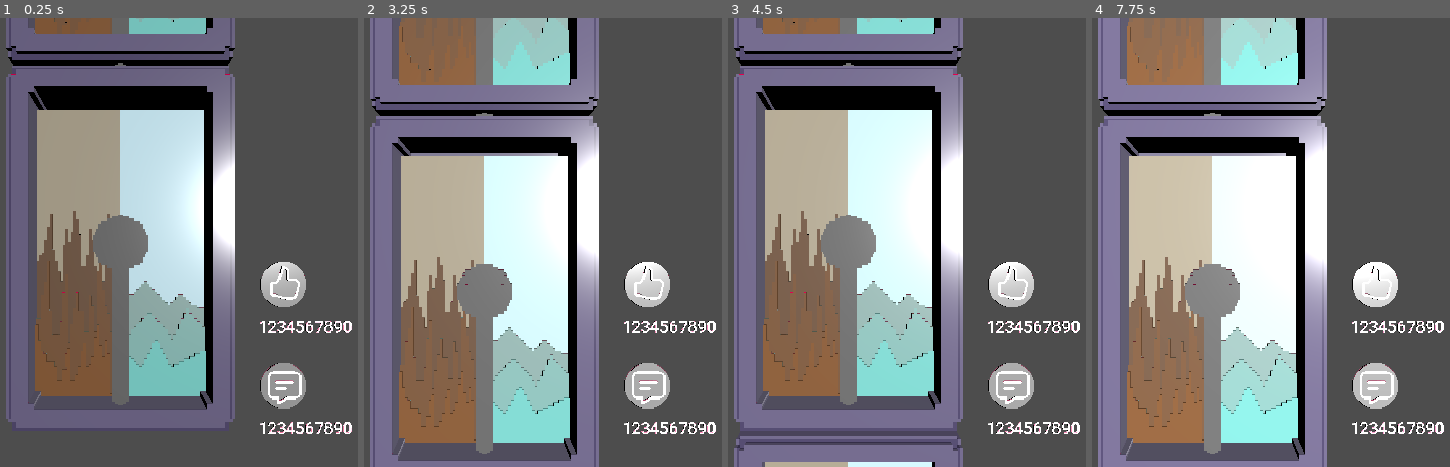
Above: before the commit, frames 1-4 (left to right).
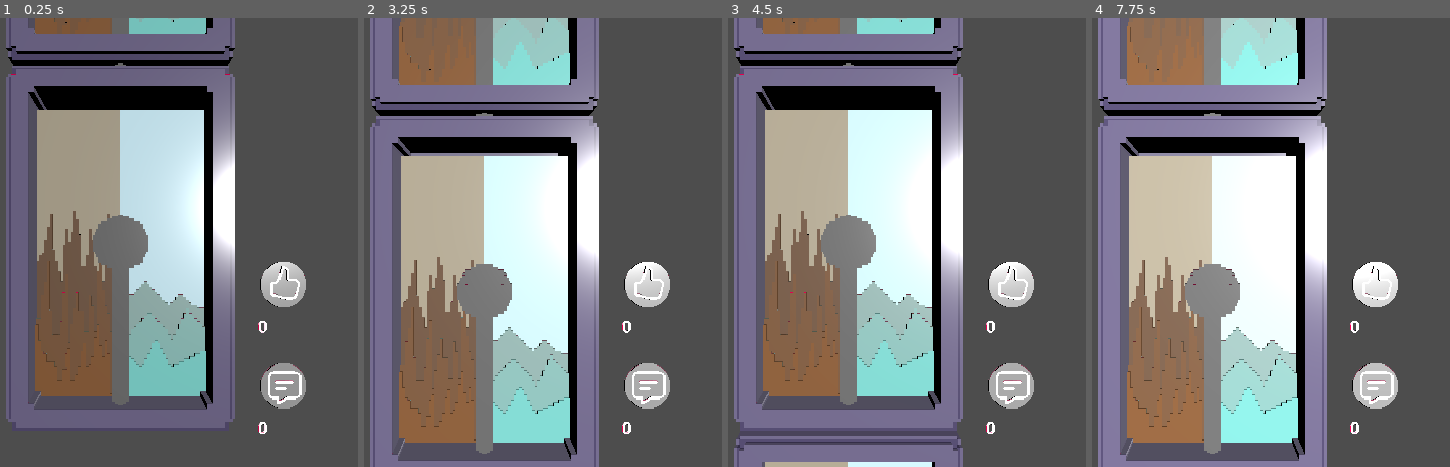
Above: after the commit, the same moments.

Repository: tudormacovei/totem_game_jam_2026
Game: Godot game, scene res://scenes/main_scene.tscn
Same seed, same stepped clock (60 frames per second), same inputs: the game is played once before the commit and once after it.
Inputs (mouse positions are in pixels of both pictures, inside the frame that each line leads up to):
- Up to frame 1 (0.25 s): no input
- Up to frame 2 (3.25 s): tap Enter at 0.5, 2 s; move the mouse to (661, 220) at 0.52 s; click (661, 220) at 0.67 s; tap Space at 1.25, 2.75 s; move the mouse to (outside the picture) at 1.27 s; click (outside the picture) at 1.42 s; move the mouse to (564, 143) at 2.02 s; click (564, 143) at 2.17 s; move the mouse to (446, 332) at 2.77 s; click (446, 332) at 2.92 s
- Up to frame 3 (4.5 s): move the mouse to (outside the picture) at 3.52 s; click (outside the picture) at 3.67 s; move the mouse to (outside the picture) at 4.27 s; click (outside the picture) at 4.42 s
- Up to frame 4 (7.75 s): tap Enter at 5 s; move the mouse to (1253, 242) at 5.02 s; click (1253, 242) at 5.17 s; tap Space at 5.75 s; move the mouse to (1092, 130) at 5.77 s; click (1092, 130) at 5.92 s; move the mouse to (1389, 220) at 6.52 s; click (1389, 220) at 6.67 s; move the mouse to (outside the picture) at 7.27 s; click (outside the picture) at 7.42 s

The runs differ from the first frame. In frame 1, 0.7% of the frame differs, in the area x 72-99%, y 67-93%; in frame 2, 0.7%; in frame 3, 0.7%; in frame 4, 0.7%.

Commit message:
Bind likes and comments to current score

Diff:
--- a/new-game-project/scenes/main_scene.tscn
+++ b/new-game-project/scenes/main_scene.tscn
@@ -32,6 +32,7 @@
 
 [node name="like_counter" parent="3D_UI" unique_id=1621794167 instance=ExtResource("3_7ykc4")]
 transform = Transform3D(1, 0, 0, 0, 1, 0, 0, 0, 1, 4.6, -2.233, 0)
+tracking_likes = true
 
 [node name="comments_button" parent="3D_UI" unique_id=227107387 instance=ExtResource("5_gubc5")]
 transform = Transform3D(1, 0, 0, 0, 1, 0, 0, 0, 1, 6.6, -7.333, 0)
--- a/new-game-project/scripts/game_manager.gd
+++ b/new-game-project/scripts/game_manager.gd
@@ -8,3 +8,11 @@
 	# TODO: Implement usless scenarios
 	score_total += (1 if zone_positivity else -1) * SCORE_PER_LEVER
 	print("Lever completed. Score: %d" % score_total)
+
+func get_current_like_amount() -> int:
+	var like_multiplier = 2.0
+	return int(max(score_total * like_multiplier, 0))
+
+# placeholder
+func get_current_comment_amount() -> int:
+	return int(max(score_total, 0))
--- a/new-game-project/scripts/numeric_3d.gd
+++ b/new-game-project/scripts/numeric_3d.gd
@@ -1,6 +1,7 @@
 class_name numeric_3d extends Node3D
 
 @export var number_scenes: Array[PackedScene]
+@export var  tracking_likes: bool = false
 
 # Called when the node enters the scene tree for the first time.
 func _ready() -> void:
@@ -8,7 +9,10 @@
 
 # Called every frame. 'delta' is the elapsed time since the previous frame.
 func _process(delta: float) -> void:
-	pass
+	if tracking_likes:
+		show_number(GameManager.get_current_like_amount())
+	else:
+		show_number(GameManager.get_current_comment_amount())
 
 
 func test_numbers() -> void:
